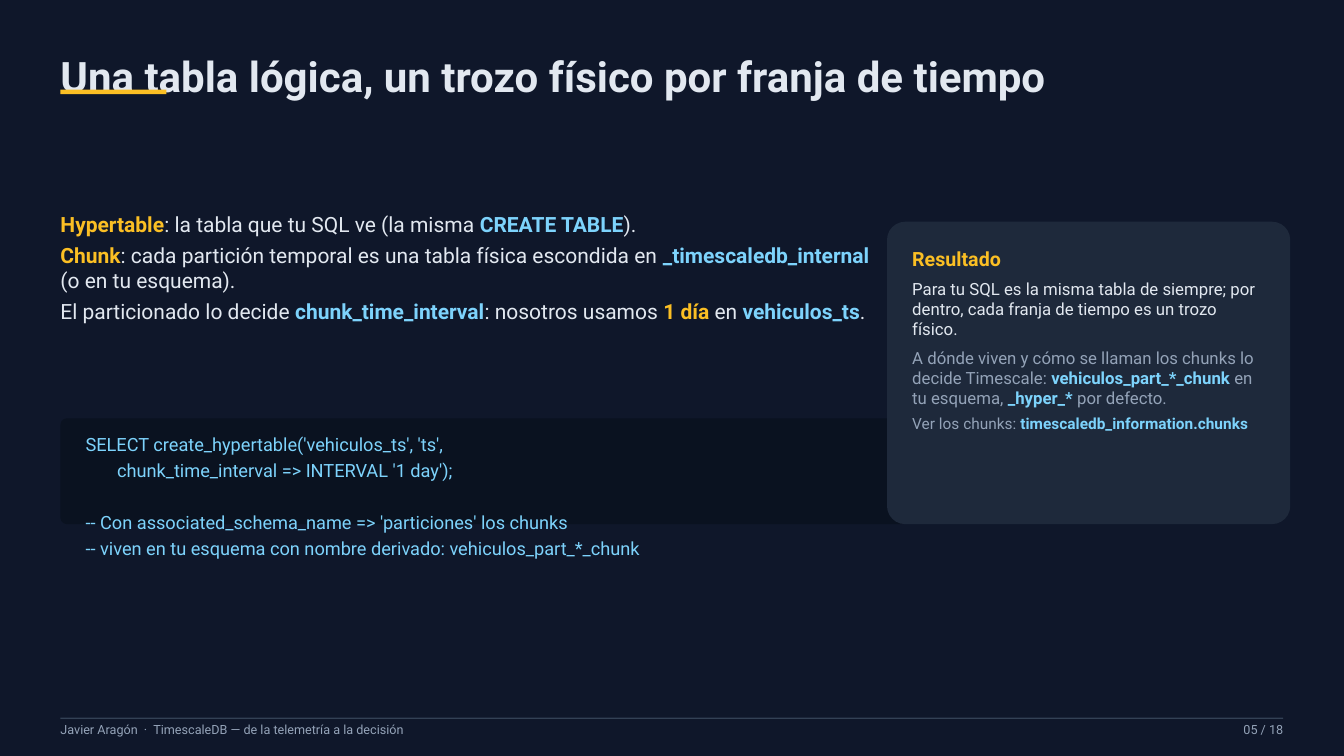
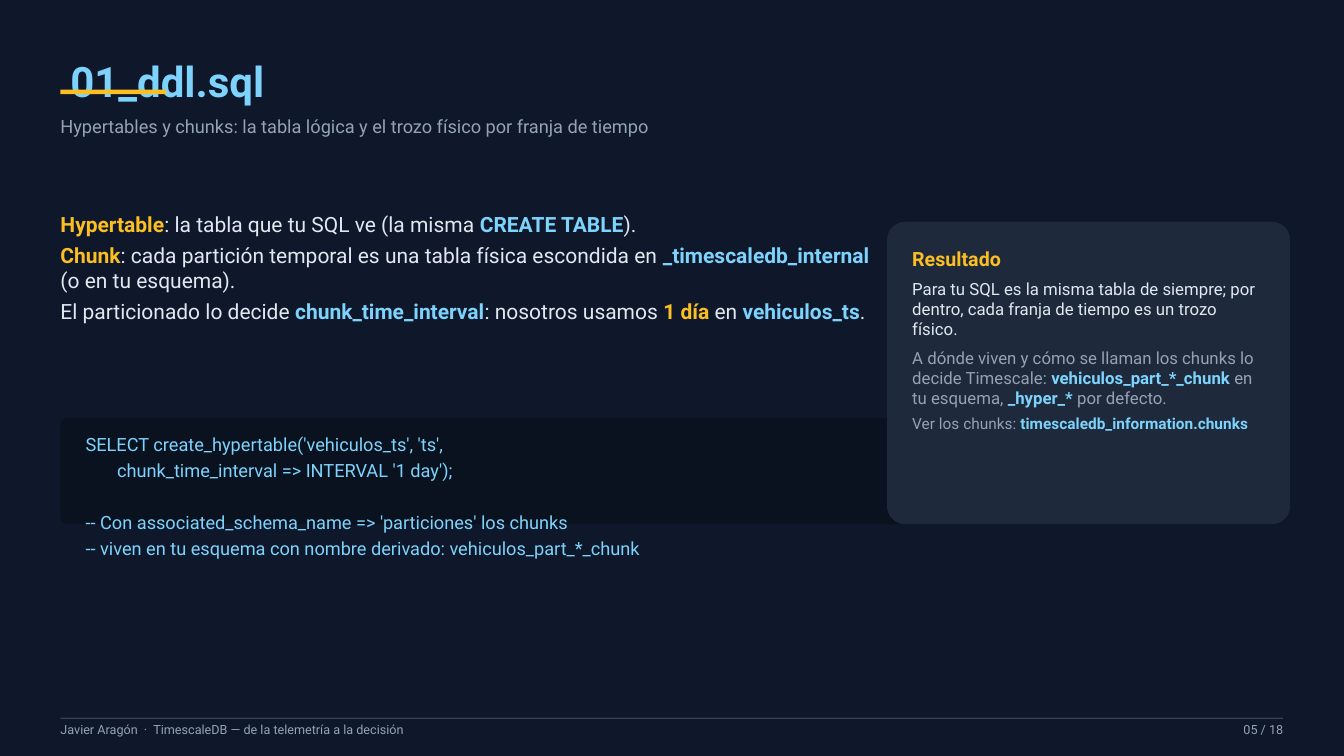
Before and after one commit to xavipuerto/autometrics-demo, a slide deck: slide 5 of presentacion/TimescaleDB-PPT-Javier.pptx. Drawn at 1344x756 pixels with LibreOffice and Linux fonts; fonts in the diff are those of the drawing. Boxes give left, top, right and bottom in pixels: in the first picture for what was removed or moved away, otherwise in the second. Text is boxed around its words. In the diff, an @@ line names an element or a change of style, - is before the commit and + after.

```diff
--- a/presentacion/TimescaleDB-PPT-Javier.pptx
+++ b/presentacion/TimescaleDB-PPT-Javier.pptx
@@ text added at <box>70,65,264,106</box>, 30 pt, text #7DD3FC, bold @@
+01_ddl.sql
@@ text at <box>60,119,648,137</box>: text changed; size 30 to 13 pt; text colour #E2E8F0 to #94A3B8; bold off @@
-Una tabla lógica, un trozo físico por franja de tiempo
+Hypertables y chunks: la tabla lógica y el trozo físico por franja de tiempo
```
Also in this commit, not shown: 15 other slides changed, 1 other file.
